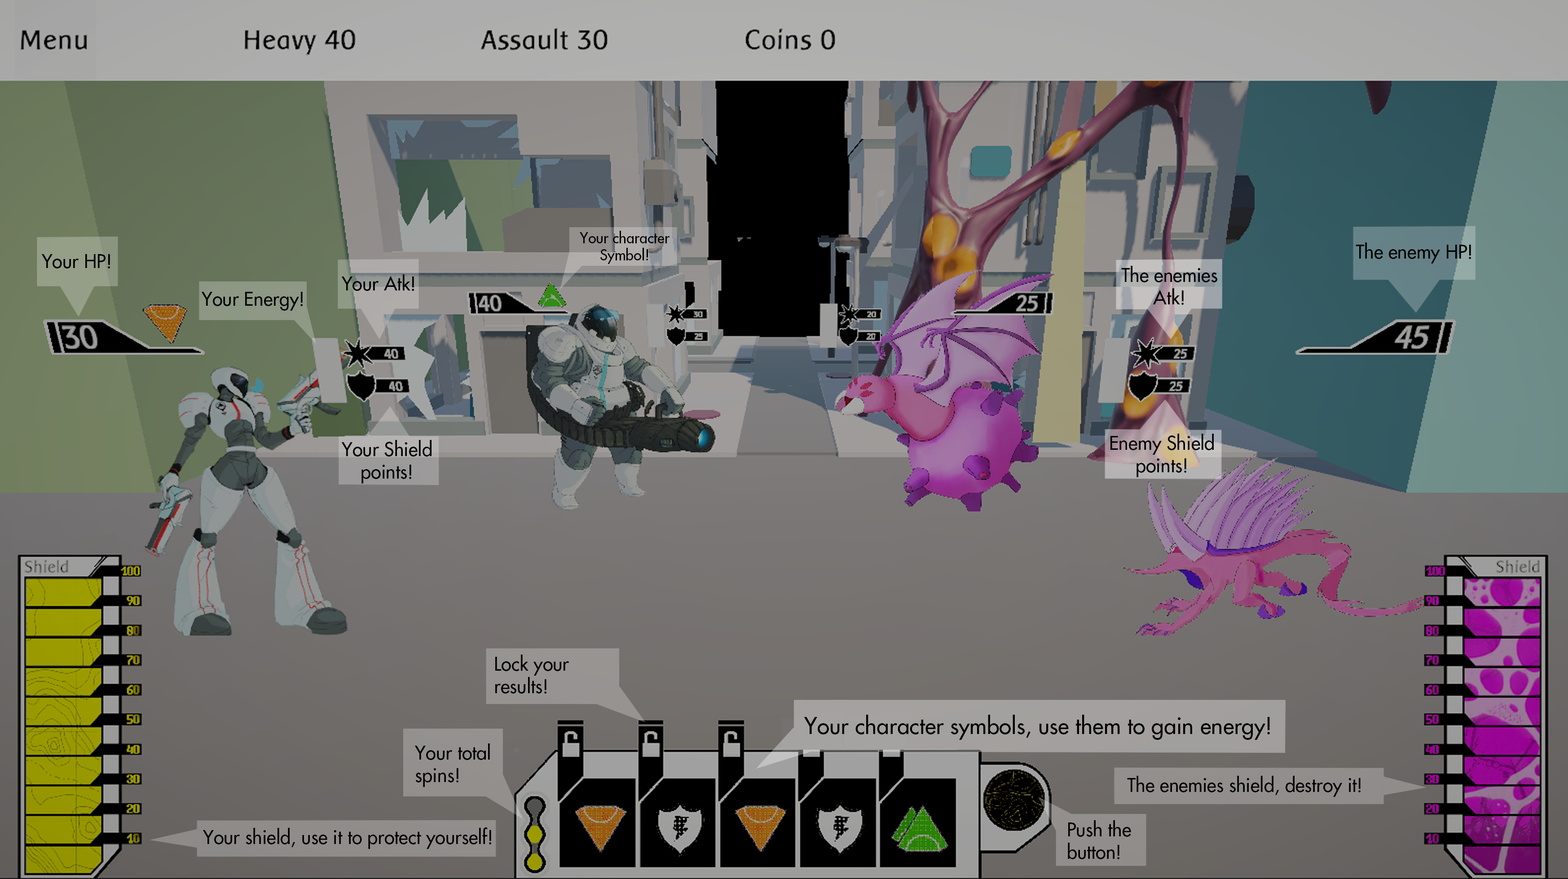
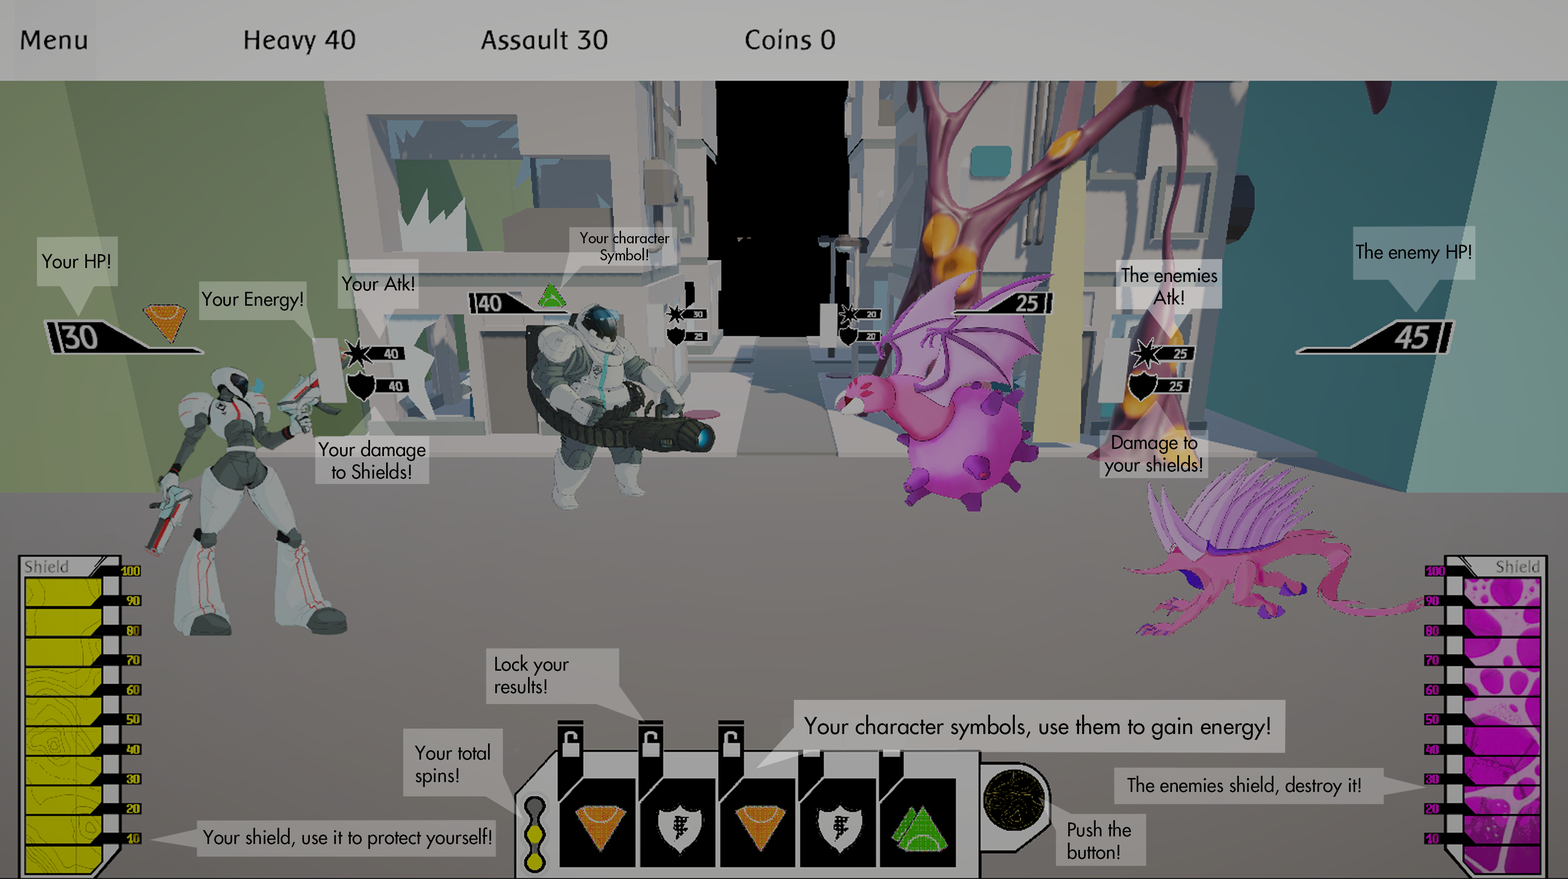
Two versions of the same layered image (1568 × 879). Layer-by-layer changes:
removed layer "Your character Symbol!" over [579, 232, 670, 265]
renamed "Livello 9" to "Your character Symbol!", painted on it over [579, 232, 670, 265]
renamed "Enemy Shield points!" to "Damage to your shields!", painted on it over [1099, 399, 1222, 480]
renamed "Your Shield points!" to "Your damage to Shields!", painted on it over [315, 405, 440, 486]